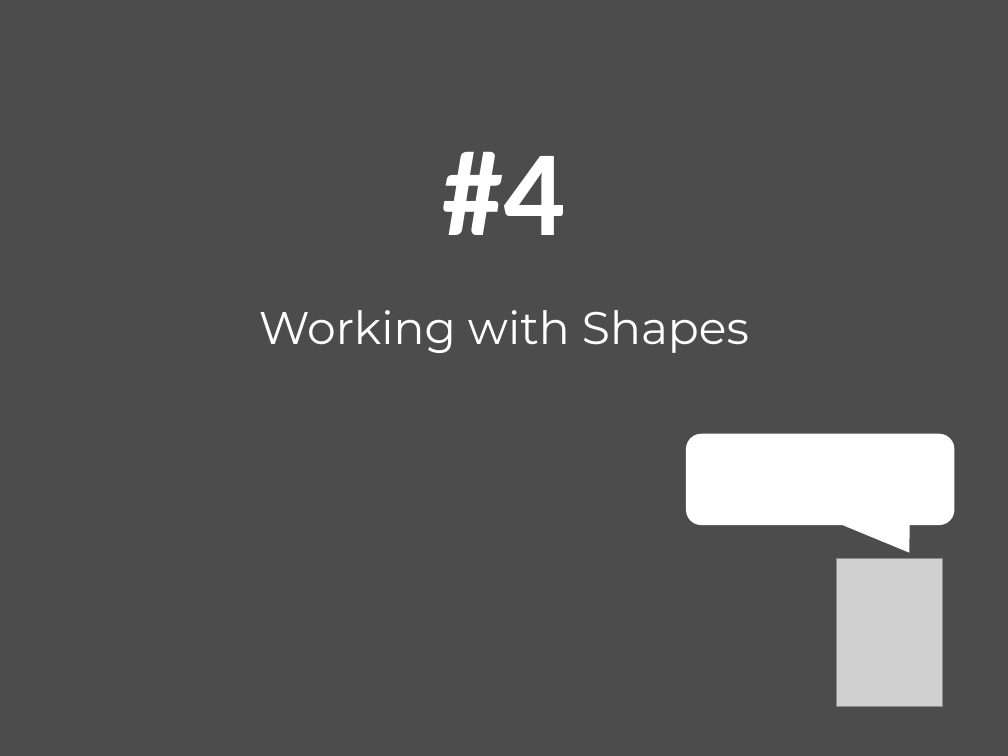
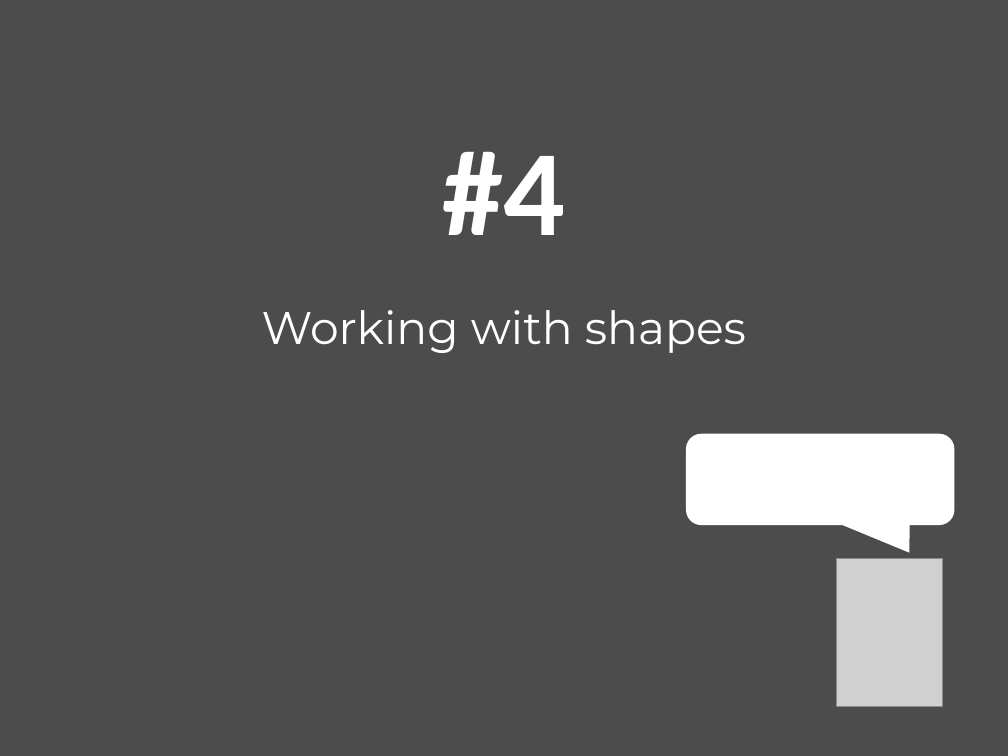
Before and after one commit to mairin/agc-materials, a slide deck: slide 26 of inkscape-slides/InkscapeBootcamp.odp. Drawn at 1008x756 pixels with LibreOffice and Linux fonts; fonts in the diff are those of the drawing; grey boxes stand for pictures. Boxes give left, top, right and bottom in pixels: in the first picture for what was removed or moved away, otherwise in the second. Text is boxed around its words. In the diff, an @@ line names an element or a change of style, - is before the commit and + after.

```diff
--- a/inkscape-slides/InkscapeBootcamp.odp
+++ b/inkscape-slides/InkscapeBootcamp.odp
@@ title at [262,152,746,353]: text changed @@
-#4
-Working with Shapes
+#4
+Working with shapes
```
Also in this commit, not shown: 5 other slides changed, 1 slide added, 1 slide removed.
